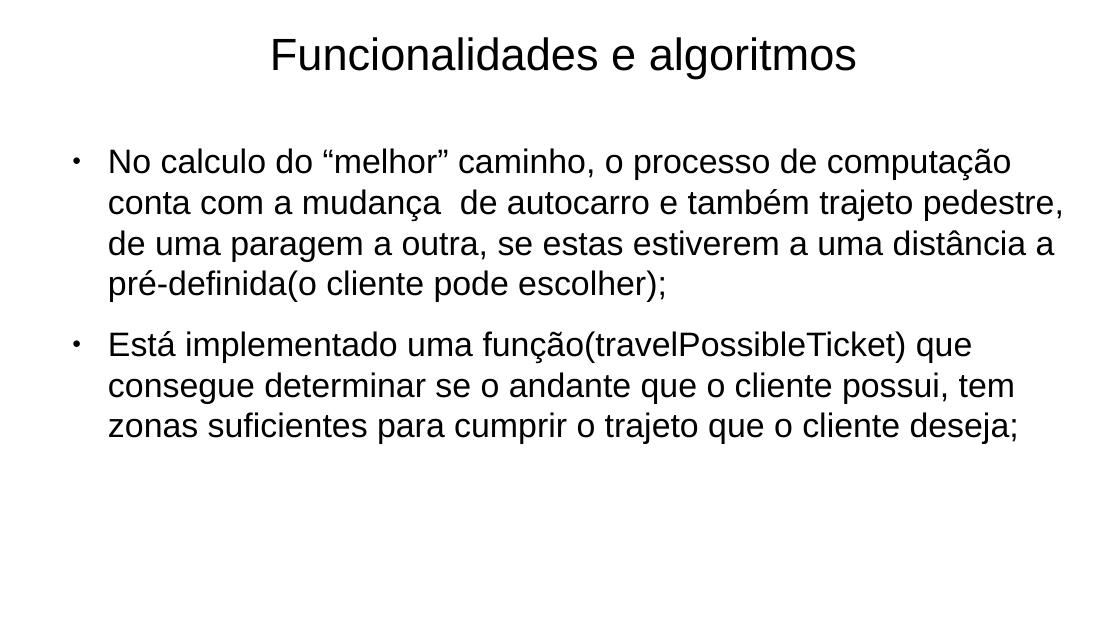
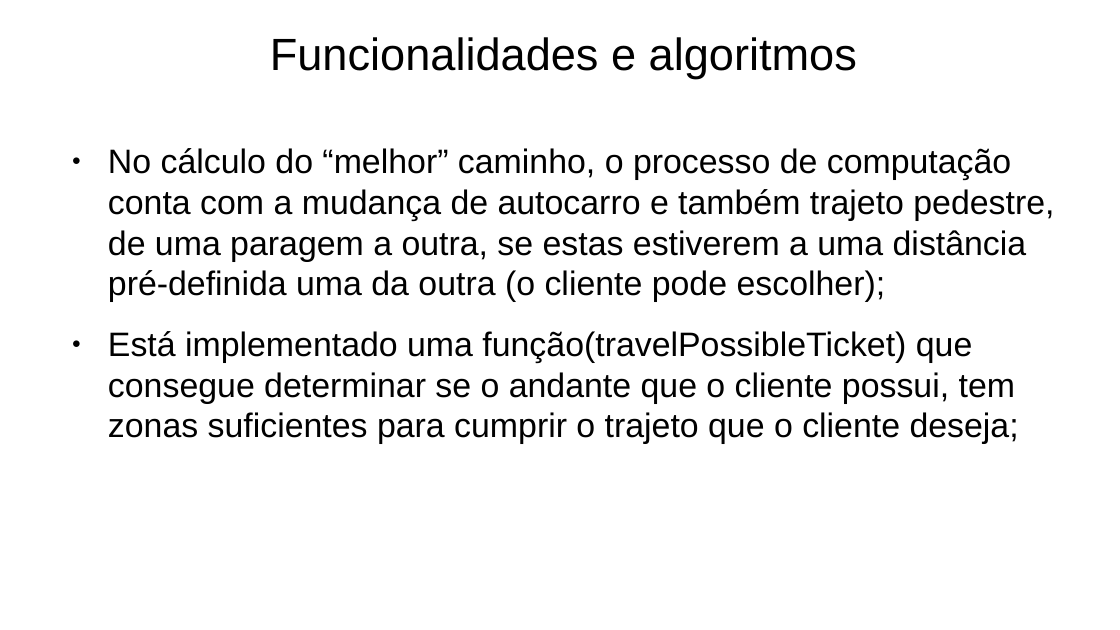
Before and after one commit to Naapperas/feup-aed-proj2, a slide deck: slide 10 of Apresentação.pptx. Drawn at 1120x630 pixels with LibreOffice and Linux fonts; fonts in the diff are those of the drawing. Boxes give left, top, right and bottom in pixels: in the first picture for what was removed or moved away, otherwise in the second. Text is boxed around its words. In the diff, an @@ line names an element or a change of style, - is before the commit and + after.

Commit message:
Finished presentation

```diff
--- a/Apresentação.pptx
+++ b/Apresentação.pptx
@@ text at (108, 148, 1054, 302): text changed @@
-● No calculo do “melhor” caminho, o processo de computação conta com a mudança de autocarro e também trajeto pedestre, de uma paragem a outra, se estas estiverem a uma distância a pré-definida(o cliente pode escolher);
+● No cálculo do “melhor” caminho, o processo de computação conta com a mudança de autocarro e também trajeto pedestre, de uma paragem a outra, se estas estiverem a uma distância pré-definida uma da outra (o cliente pode escolher);
```
Also in this commit, not shown: 7 other slides changed, 2 slides added, 1 slide removed.
